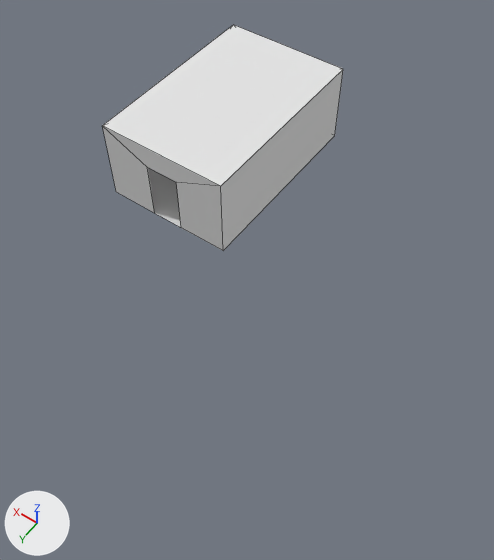
Two versions of the Blender file DyNaDeMo/assets/Textures/Char1DeathRoute.blend, one commit apart.
Camera for both pictures: a 50 mm camera at (-4.87, 6.35, 7.27) aimed at (-1.67, 1.87, 0.22). Every picture has the same lights, and +X, +Y and +Z are marked at lower left. Mesh edges are drawn as thin lines.

The scene before the commit, as lines of its bpy script (objects in view):
```python
me_mroom = bpy.data.meshes.new('MRoom')
me_mroom.from_pydata(...)  # 20 vertices, 12 faces; spans x -1.5..1.5, y -1.0..1.0, z 0.0..1.25
me_mroom.materials.append(mat_room_001)  # white #e5e5e5
ob_mroom = bpy.data.objects.new('MRoom', me_mroom)
ob_mroom.location = (0.0, 0.0, 0.0)
ob_mroom.rotation_euler = (0.0, 0.0, -1.571)  # degrees (0, 0, -90)
```
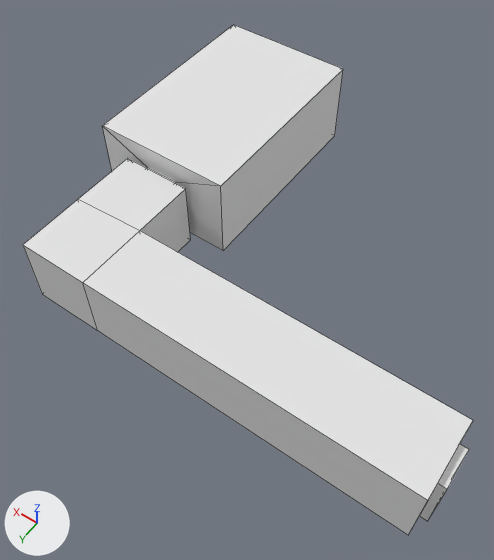
The change in detail:
Mesh me_mroompuzzleroomc is new.
It has 32 vertices, 26 faces and spans x -0.33..1.0, y -1.0..10.0, z 0.0..1.0.
It uses material mat_room_001 (white #e5e5e5).
Object 'MRoomPuzzleRoomC' (ob_mroompuzzleroomc) is new; it shows me_mroompuzzleroomc.
Its location is (0.0, 3.0, 0.0).
Its rotation in degrees is (0, 0, -90).
Its scale is (1.5, -0.5, 1.0).

Location of each change, (x1, y1, x2, y2) in pixels of the pictures (494 x 560 px):
'MRoomPuzzleRoomC', added
    after: (23, 158, 473, 535)
